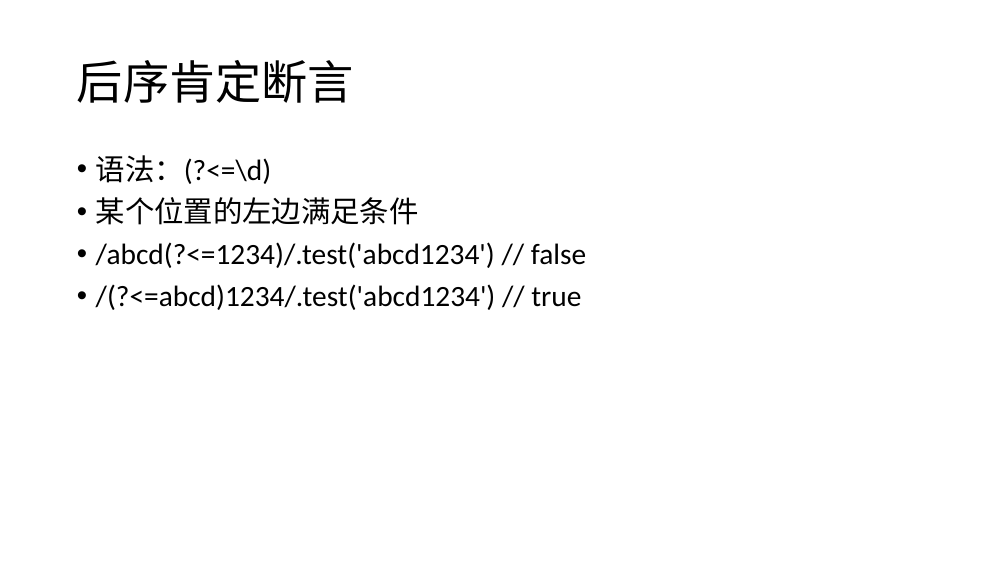
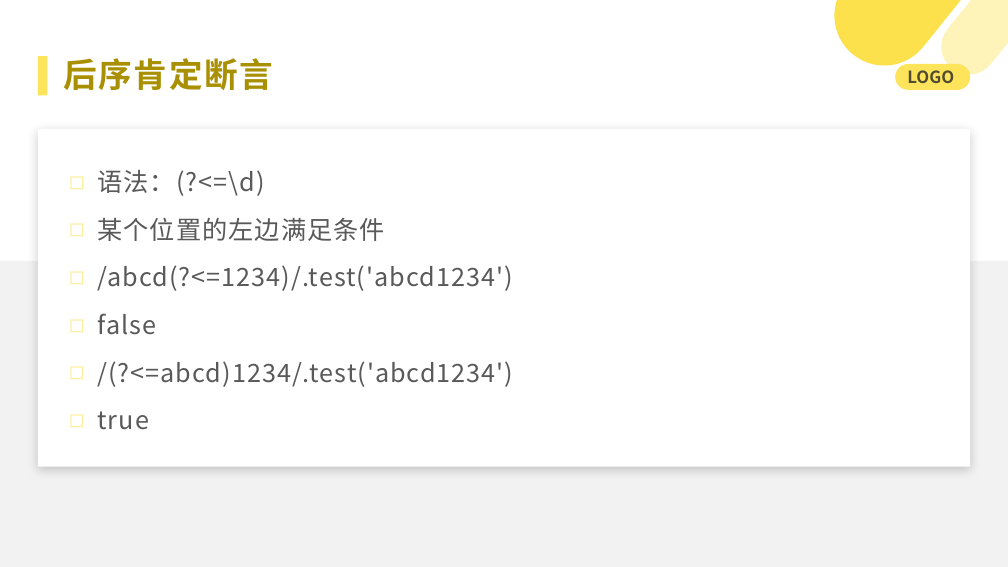
Before and after one commit to 382615666/note, a slide deck: slide 10 of 科普.pptx. Drawn at 1008x567 pixels with LibreOffice and Linux fonts; fonts in the diff are those of the drawing. Boxes give left, top, right and bottom in pixels: in the first picture for what was removed or moved away, otherwise in the second. Text is boxed around its words. In the diff, an @@ line names an element or a change of style, - is before the commit and + after.

```diff
--- a/科普.pptx
+++ b/科普.pptx
@@ freeform shape added at (x1=817, y1=0, x2=962, y2=86), fill #FCD605 at 71% opacity @@
@@ freeform shape added at (x1=930, y1=0, x2=1008, y2=86), fill #FDE45A at 42% opacity @@
@@ rectangle added at (x1=38, y1=56, x2=48, y2=95), fill #FDE45A @@
@@ text "后序肯定断言" moved from (x1=77, y1=60, x2=354, y2=103) to (x1=64, y1=58, x2=274, y2=90) @@
@@ text "后序肯定断言" at (x1=64, y1=58, x2=274, y2=90): size 44 to 32 pt, font Calibri to Noto Sans CJK SC, text colour #000000 to #A99002, letter spacing 0 to 1.5 pt, bold on; line spacing 0.9 to 1; vertical alignment middle to top @@
@@ rounded rectangle added at (x1=895, y1=64, x2=970, y2=90), fill #FDE45A @@
@@ text added at (x1=907, y1=70, x2=954, y2=83), 16 pt, text #262626 at 80% opacity, bold @@
+LOGO
@@ rectangle added at (x1=38, y1=129, x2=970, y2=467), fill #FFFFFF @@
@@ text "语法：(?<=\d)" moved from (x1=96, y1=155, x2=586, y2=310) to (x1=97, y1=170, x2=513, y2=430) @@
@@ text at (x1=97, y1=170, x2=385, y2=241): size 28 to 24 pt, font Calibri to Noto Sans CJK SC, text colour #000000 to #595959, letter spacing 0 to 1 pt in "语法：(?<=\d)", "某个位置的左边满足条件"; bullet • to ◻; line spacing 0.9 to 1.3; less space between paragraphs @@
@@ rectangle added at (x1=0, y1=261, x2=1008, y2=567), fill #F2F2F2 @@
@@ text at (x1=97, y1=265, x2=513, y2=430): text changed; size 28 to 24 pt; font Calibri to Noto Sans CJK SC; text colour #000000 to #595959 @@
-• /abcd(?<=1234)/.test('abcd1234') // false
-• /(?<=abcd)1234/.test('abcd1234') // true
+◻ /abcd(?<=1234)/.test('abcd1234')
+◻ false
+◻ /(?<=abcd)1234/.test('abcd1234')
+◻ true
```
Also in this commit, not shown: 14 other slides changed, 4 slides added, 3 other files.
